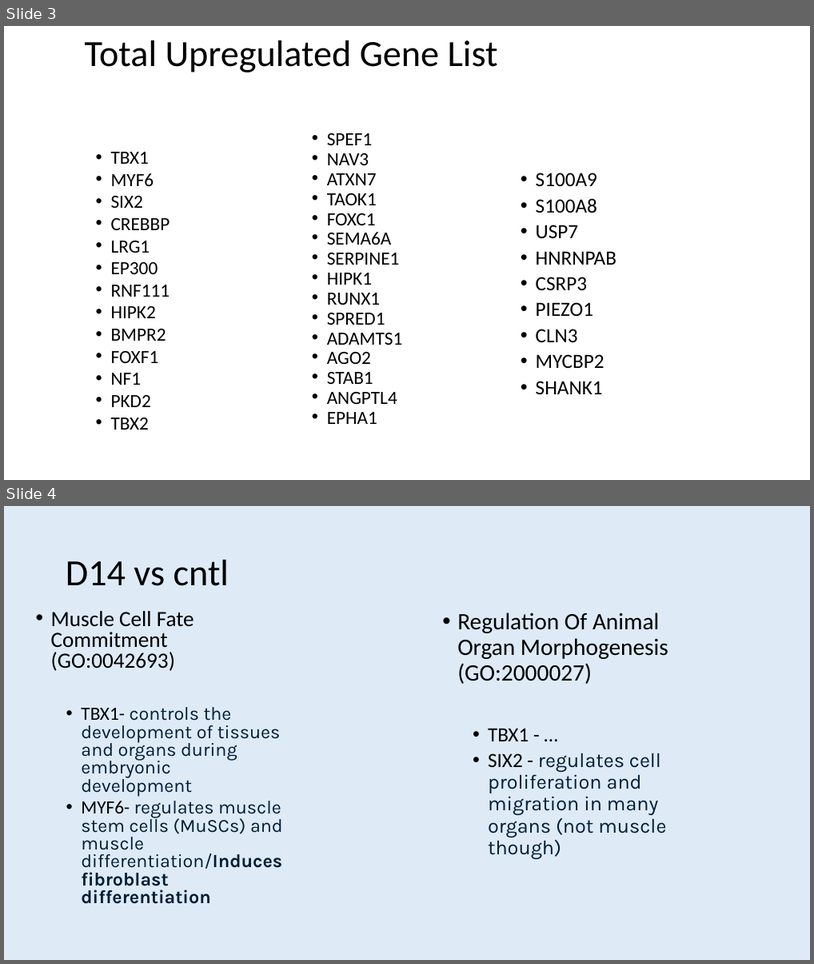
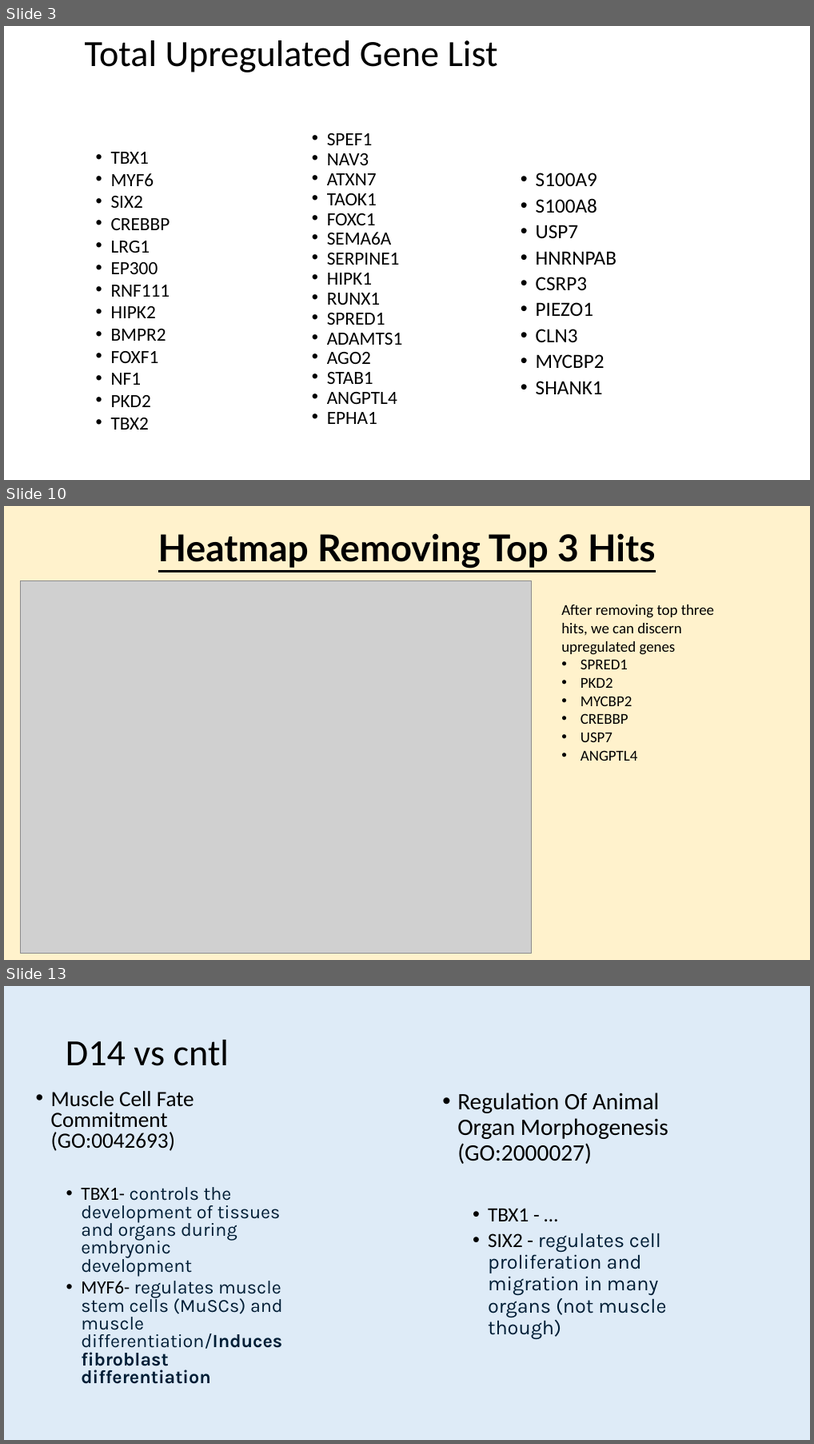
Before and after one commit to zbates1/Owens-Lab-RNASeq, a slide deck: Col1GFP_Sepsis/DEG analysis.pptx. Shown one above the other, each under a label of ours: slides 3 and 4 before the commit, slides 3, 10 and 13 after it; the slides between them are not shown. The pictures are 814x964 and 814x1444 pixels, drawn with LibreOffice and Linux fonts; fonts in the diff are those of the drawing; grey boxes stand for pictures. Boxes give left, top, right and bottom in pixels: in the first picture for what was removed or moved away, otherwise in the second. Text is boxed around its words. In the diff, an @@ line names an element or a change of style, - is before the commit and + after.

```diff
--- a/Col1GFP_Sepsis/DEG analysis.pptx
+++ b/Col1GFP_Sepsis/DEG analysis.pptx
@@ slide 10 added at (4,506,810,960), background #FFF2CC @@
@@ title added at (158,533,655,568), 44 pt, text #000000, bold, underline @@
+Heatmap Removing Top 3 Hits
@@ picture added at (20,580,532,952) @@
@@ text added at (562,604,714,760), 18 pt, text #000000 @@
+After removing top three hits, we can discern upregulated genes
+• SPRED1
+• PKD2
+• MYCBP2
+• CREBBP
+• USP7
+• ANGPTL4
@@ what was slide 4 is now slide 13 @@
```
Also in this commit, not shown: 8 other slides added, 4 other files.
